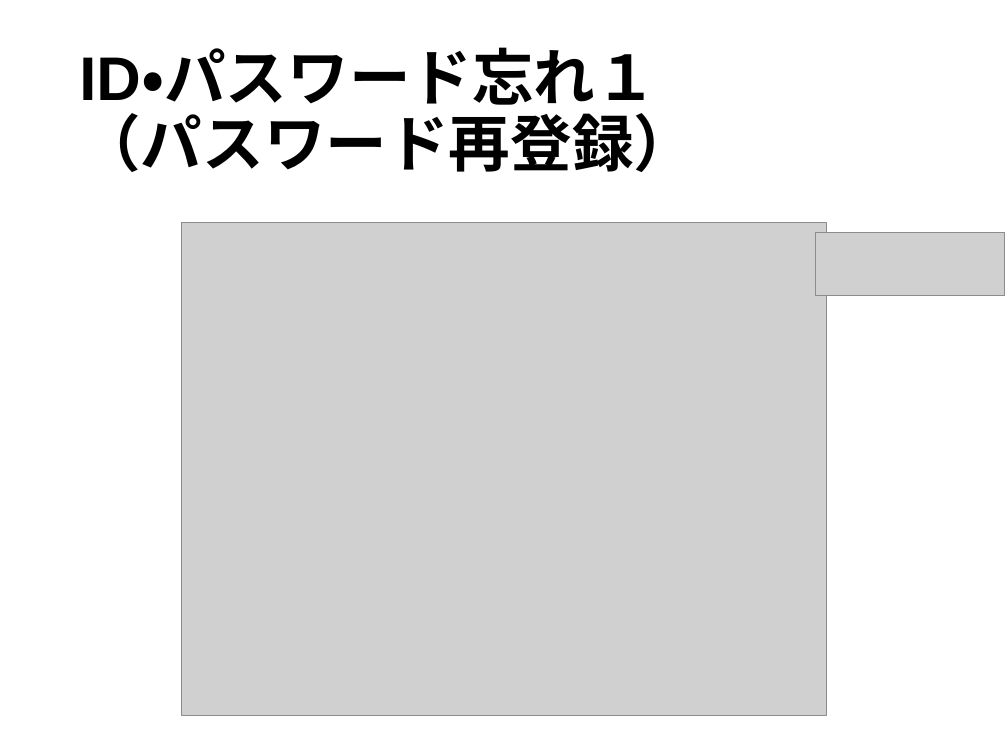
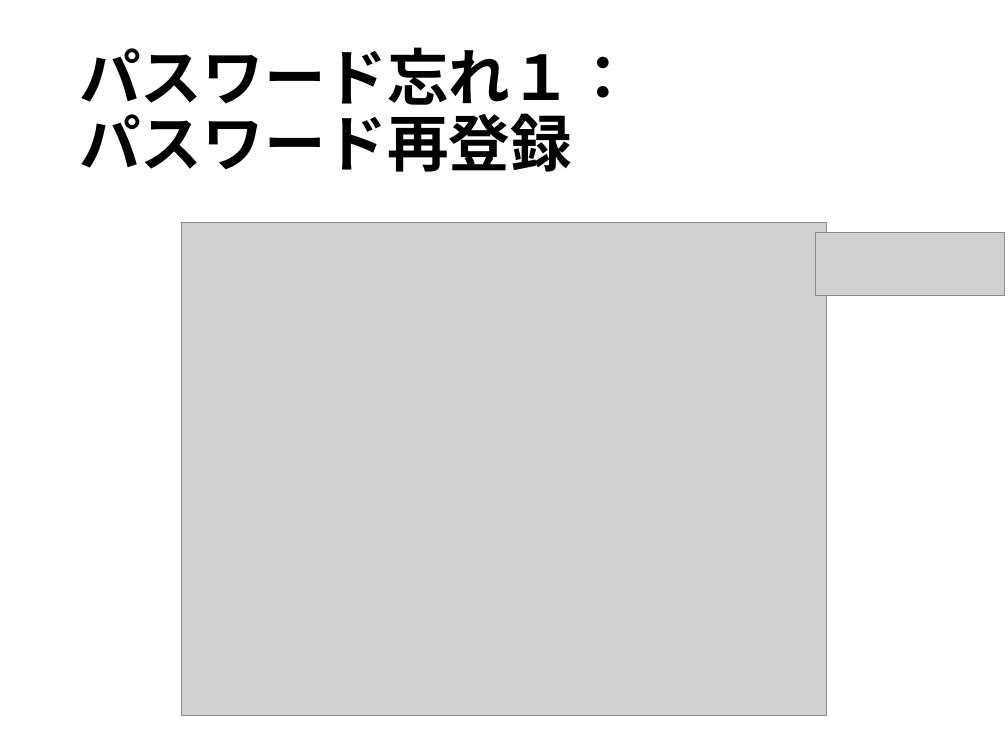
Before and after one commit to minehisa/ex2021, a slide deck: slide 9 of スライド資料/提案資料/20210730_前期末発表資料.pptx. Drawn at 1008x756 pixels with LibreOffice and Linux fonts; fonts in the diff are those of the drawing; grey boxes stand for pictures. Boxes give left, top, right and bottom in pixels: in the first picture for what was removed or moved away, otherwise in the second. Text is boxed around its words. In the diff, an @@ line names an element or a change of style, - is before the commit and + after.

```diff
--- a/スライド資料/提案資料/20210730_前期末発表資料.pptx
+++ b/スライド資料/提案資料/20210730_前期末発表資料.pptx
@@ title at [79,47,633,172]: text changed @@
-ID・パスワード忘れ１
-（パスワード再登録）
+パスワード忘れ１：
+パスワード再登録
```
Also in this commit, not shown: 5 other slides changed.
